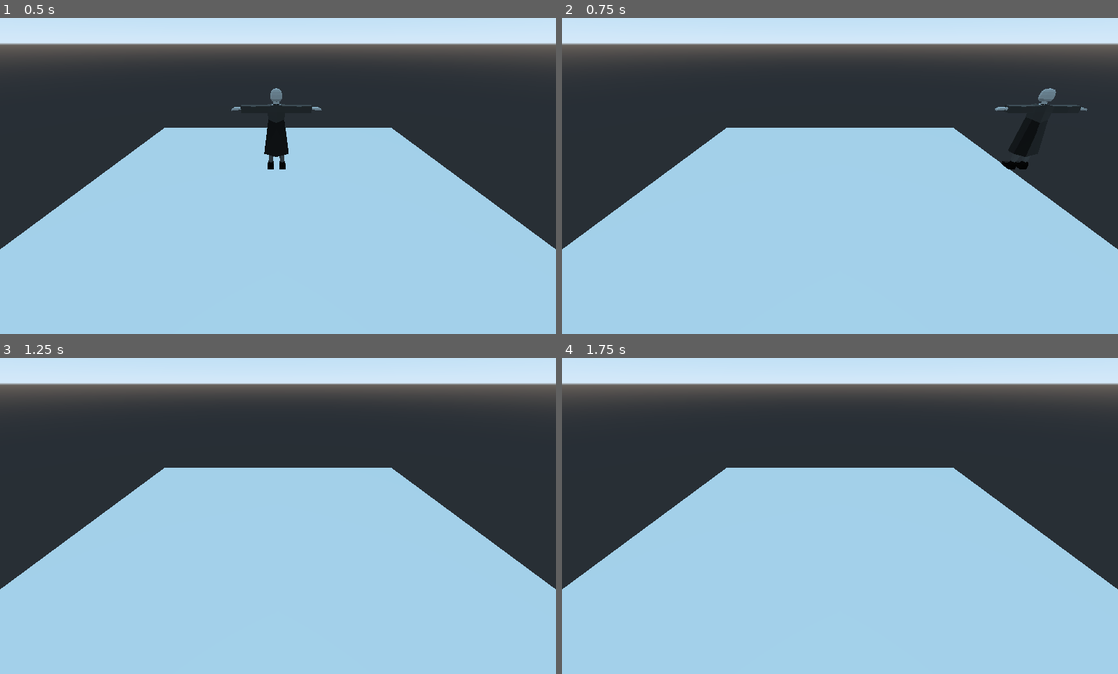
Above: before the commit, frames 1-4 (two rows, left to right).
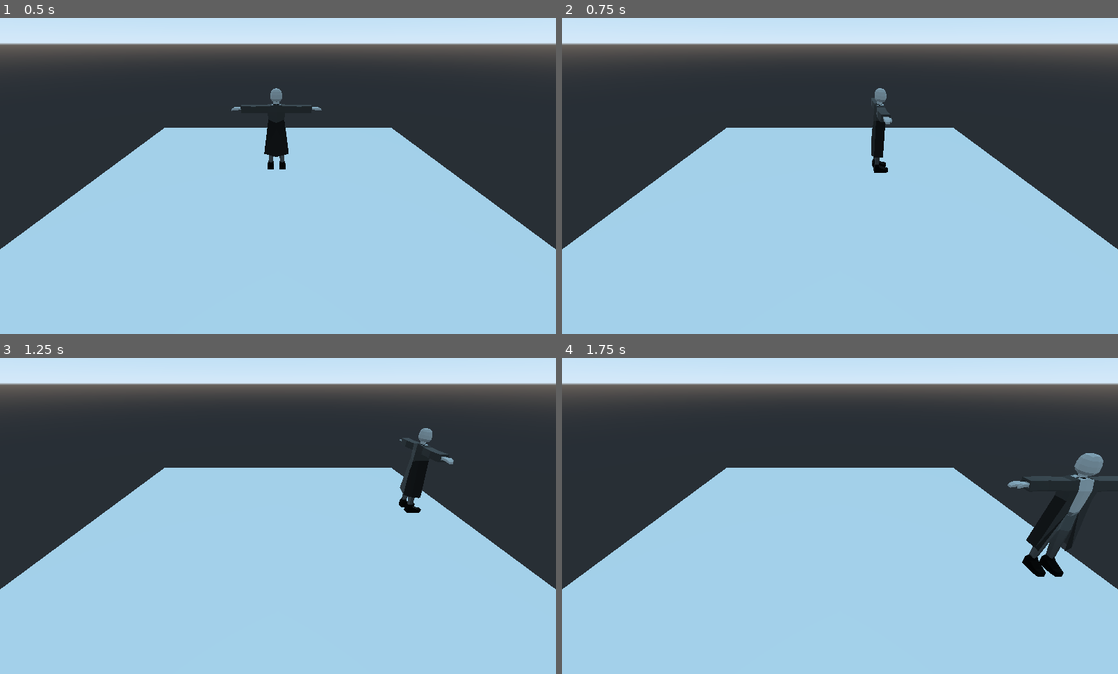
Above: after the commit, the same moments.

Repository: DiegoG784/SPiRiTUally
Game: Godot game, scene res://rooms/debug_room/debug_room.tscn
Same seed, same stepped clock (60 frames per second), same inputs: the game is played once before the commit and once after it.
Inputs:
- Up to frame 1 (0.5 s): no input
- Up to frame 2 (0.75 s): tap Enter at 0.5 s; hold D (walk_right) from 0.53 s (still down)
- Up to frame 3 (1.25 s): keep holding D (walk_right)
- Up to frame 4 (1.75 s): release D (walk_right) at 1.28 s; hold S (walk_backward) from 1.28 s (still down)

Frame 1 is identical in both runs. In frame 2, 1.2% of the frame differs, in the area x 55-95%, y 22-50%; in frame 3, 0.7%; in frame 4, 1.9%, in the area x 80-100%, y 30-70%.

Commit message:
Movimentação melhorada e rotação do personagem

Diff:
--- a/entities/base/entity/base/entity_base.gd
+++ b/entities/base/entity/base/entity_base.gd
@@ -3,7 +3,7 @@
 
 var motion = Vector3()
 const JUMP = Vector3(0, -1, 0)
-export(int, 1) var walking_speed = 80
-export(int, 1) var jump_force = -370
-export(int, 1) var gravity = 20
-export(int, 1) var MAX_walking_speed = 100
+export(int) var walking_speed = 80
+export(int) var jump_force = -370
+export(int) var gravity = 20
+export(int) var MAX_walking_speed = 100
--- a/entities/base/entity/base/state_machine/state_base.gd
+++ b/entities/base/entity/base/state_machine/state_base.gd
@@ -21,16 +21,17 @@
 	entity.animation(name)
 	print(name)
 
-func logic():
-	get_input()
+func logic(delta):
+	get_input(delta)
 	entity.move()
 
-func get_input():
+func get_input(delta):
 	#jump = Input.is_action_just_pressed("jump")
-	entity_side_motion = Input.get_action_strength("walk_right") - Input.get_action_strength("walk_left")
-	entity_angle_motion = Input.get_action_strength("walk_backward") - Input.get_action_strength("walk_forward")
+	var entity_motion = Vector3()
+	entity_motion.x = Input.get_action_strength("walk_right") - Input.get_action_strength("walk_left")
+	entity_motion.z = Input.get_action_strength("walk_backward") - Input.get_action_strength("walk_forward")
 
-	entity.calc_physics(entity_side_motion, entity_angle_motion)
+	entity.calc_physics(entity_motion, delta)
 
 func get_transition():
 	return next_state
--- a/entities/base/entity/base/state_machine/state_machine_base.gd
+++ b/entities/base/entity/base/state_machine/state_machine_base.gd
@@ -30,7 +30,7 @@
 	current_state.enter() #antes de executar o código principal, alguns parâmetros podem ser inseridos nesse método caso necessário
 
 func _physics_process(delta):
-	current_state.logic() #Sua função principal do estado será executado em loop
+	current_state.logic(delta) #Sua função principal do estado será executado em loop
 	if current_state.get_transition() != null:
 		change_state(current_state.get_transition())
 	#print(current_state.name)
--- a/entities/base/entity/player/player.gd
+++ b/entities/base/entity/player/player.gd
@@ -19,24 +19,30 @@
 		motion.y = -100
 #		print(motion.y)
 
-func calc_physics(dir, dir2):
+func calc_physics(entity_motion, delta):
 #	print(motion)
-	motion.x = dir
-	motion.z = dir2
+#		motion.x = dir
+#		motion.z = dir2
 
-	if motion.x < 0:
-		motion.x -= walking_speed
+	motion = entity_motion * walking_speed * delta
+
+	if entity_motion != Vector3.ZERO:
+		self.look_at(translation + entity_motion, Vector3.UP)
+
+#	if motion.x < 0:
+#		motion.x -= walking_speed
+##		flip('left')
+#	elif motion.x > 0:
+#		motion.x += walking_speed
+##		flip('right')
+#
+#	if motion.z < 0:
+#		motion.z -= walking_speed
 #		flip('left')
-	elif motion.x > 0:
-		motion.x += walking_speed
+#	elif motion.z > 0:
+#		motion.z += walking_speed
 #		flip('right')
 
-	if motion.z < 0:
-		motion.z -= walking_speed
-#		flip('left')
-	elif motion.z > 0:
-		motion.z += walking_speed
-#		flip('right')
 
 
 func animation(animation_name):
--- a/entities/base/entity/player/states/idle.gd
+++ b/entities/base/entity/player/states/idle.gd
@@ -1,7 +1,7 @@
 extends State
 
-func logic():
-	.logic()
+func logic(delta):
+	.logic(delta)
 
 	if entity.motion != Vector3.ZERO:
 		next_state = states["walk"]
--- a/entities/base/entity/player/states/walk.gd
+++ b/entities/base/entity/player/states/walk.gd
@@ -1,8 +1,8 @@
 extends State
 
 
-func logic():
-	.logic()
+func logic(delta):
+	.logic(delta)
 #	print(entity_angle_motion)
 	if entity.motion == Vector3.ZERO:
 		next_state = states["idle"]
--- a/rooms/debug_room/debug_room.tscn
+++ b/rooms/debug_room/debug_room.tscn
@@ -8,6 +8,7 @@
 
 [node name="player" parent="." instance=ExtResource( 1 )]
 transform = Transform( 1, 0, 0, 0, 1, 0, 0, 0, 1, -0.132861, 1.5824, -0.100514 )
+walking_speed = 1000
 
 [node name="StaticBody" type="StaticBody" parent="."]
 transform = Transform( 17.5, 0, 0, 0, 1, 0, 0, 0, 16, 0, -1, 0 )
